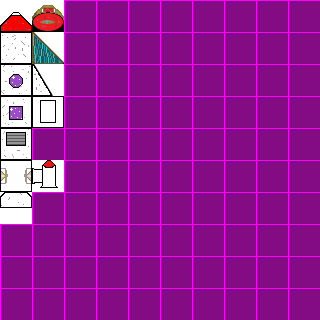
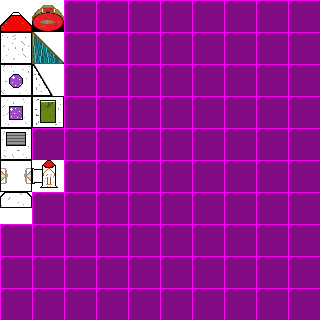
Layers edited between the first and the second 320px x 320px image:
painted on "Layer 1" over 35, 99, 61, 187
